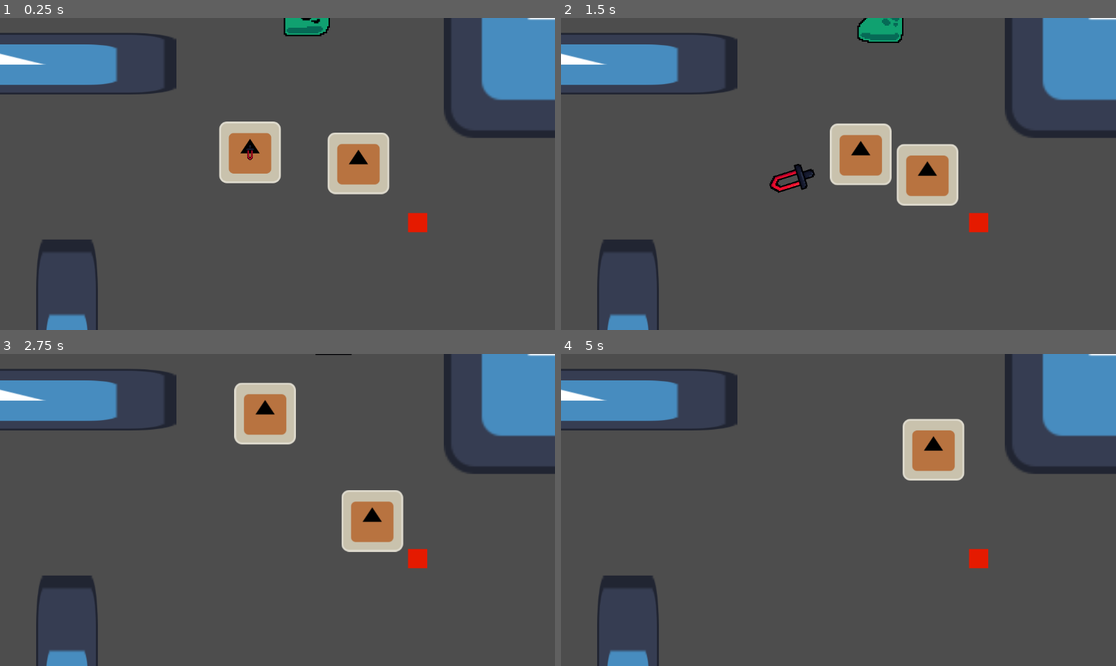
Above: before the commit, frames 1-4 (two rows, left to right).
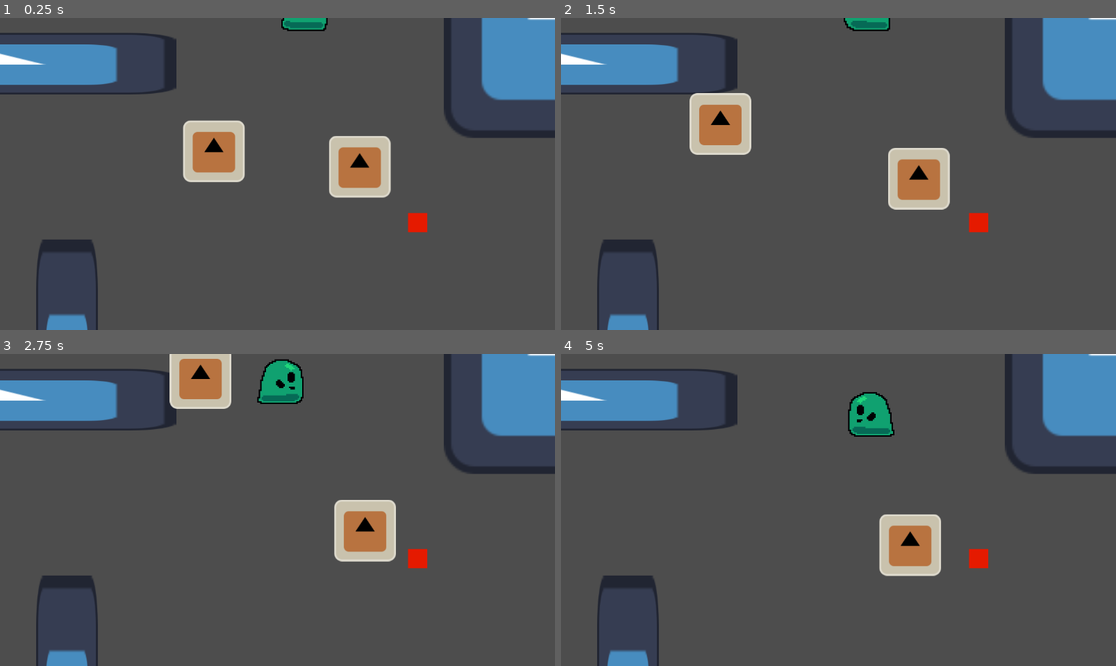
Above: after the commit, the same moments.

Repository: haihala/Weapon-s-choice
Game: Godot game, scene res://levels/playground.tscn
Two runs of this game, one before a commit and one after it. Both use one fixed random seed, a clock stepped at 60 frames per second and the inputs below. The engine's default icon, where the game draws it, is replaced by a stand-in: a white triangle on a blue panel in a dark square.
Inputs (mouse positions are in pixels of both pictures, inside the frame that each line leads up to):
- Up to frame 1 (0.25 s): no input
- Up to frame 2 (1.5 s): move the mouse to (960, 158) at 0.52 s; hold D (move_right) 0.53-1.28 s; click (960, 158) at 0.6 s; move the mouse to (727, 189) at 1.27 s; hold S (move_down) from 1.28 s (still down); tap Space (possess) at 1.35 s
- Up to frame 3 (2.75 s): click (166, 525) at 1.55 s; move the mouse to (333, 441) at 2.02 s; release S (move_down) at 2.03 s; hold D (move_right) from 2.03 s (still down); click (333, 441) at 2.1 s
- Up to frame 4 (5 s): move the mouse to (810, 572) at 2.77 s; release D (move_right) at 2.78 s; hold W (move_up) 2.78-3.53 s; click (810, 572) at 2.85 s; move the mouse to (1005, 556) at 3.52 s; hold A (move_left) from 3.53 s (still down); tap Space (possess) at 3.6 s; click (1005, 556) at 3.8 s; move the mouse to (672, 463) at 4.27 s; click (672, 463) at 4.35 s

The runs differ from the first frame. In frame 1, 4.4% of the frame differs, in the area x 32-71%, y 0-58%; in frame 2, 7.0%, in the area x 23-72%, y 0-62%; in frame 3, 6.9%; in frame 4, 5.4%.

Commit message:
Add slime dash

Diff:
--- a/godot-project/creatures/creature.gd
+++ b/godot-project/creatures/creature.gd
@@ -14,7 +14,7 @@
 @export var strike_state: State
 var active_state: State
 
-var hit_knockback: Vector2
+var forced_movement: Vector2
 var facing_direction: Vector2
 
 func _ready():
@@ -31,13 +31,13 @@
 func _physics_process(_delta: float) -> void:
 	if can_act():
 		controller.control()
-	else:
+	elif !$MovementTimer.is_stopped():
 		# Getting hit
 		# This way it slows down over the timer and is normalized 1-0
-		velocity = hit_knockback * $HitTimer.time_left / $HitTimer.wait_time
-	move_and_slide()
+		velocity = forced_movement * $MovementTimer.time_left / $MovementTimer.wait_time
 	active_state.on_tick()
 	update_sprite_facing()
+	move_and_slide()
 
 func can_act() -> bool:
 	return active_state != strike_state and $HitTimer.is_stopped()
@@ -66,6 +66,7 @@
 
 func strike() -> void:
 	if can_act():
+		velocity = Vector2.ZERO
 		activate_state(strike_state)
 
 func sword_toss() -> void:
@@ -77,11 +78,16 @@
 	sword.previous_host = self
 	get_parent().add_child(sword)
 
+func force_movement(initial_movement: Vector2, duration: float) -> void:
+	forced_movement = initial_movement
+	$MovementTimer.start(duration)
+
 func take_damage(amount: int, impact_point: Vector2) -> void:
-	print("Taking damage")
 	health -= amount
-	hit_knockback = (position - impact_point).normalized() * 500 * amount
-	$HitTimer.start(0.2*amount)
+	var movement = (position - impact_point).normalized() * 500 * amount
+	var hit_duration = 0.2 * amount
+	force_movement(movement, hit_duration)
+	$HitTimer.start(hit_duration)
 	if health <= 0:
 		die()
 
--- a/godot-project/creatures/mook/mook.tscn
+++ b/godot-project/creatures/mook/mook.tscn
@@ -61,5 +61,8 @@
 [node name="StateTimer" type="Timer" parent="."]
 one_shot = true
 
+[node name="MovementTimer" type="Timer" parent="."]
+one_shot = true
+
 [connection signal="animation_finished" from="Sprite" to="." method="idle"]
 [connection signal="timeout" from="StateTimer" to="." method="idle"]
--- a/godot-project/creatures/slime/slime.tscn
+++ b/godot-project/creatures/slime/slime.tscn
@@ -1,10 +1,9 @@
-[gd_scene load_steps=22 format=3 uid="uid://i8c6mhnyigcv"]
+[gd_scene load_steps=21 format=3 uid="uid://i8c6mhnyigcv"]
 
 [ext_resource type="Script" path="res://creatures/creature.gd" id="1_j7eov"]
 [ext_resource type="Script" path="res://creatures/slime/slime_ai.gd" id="2_26rvh"]
 [ext_resource type="Script" path="res://creatures/states/State.gd" id="3_5x8pc"]
 [ext_resource type="Script" path="res://creatures/states/melee_attack_state.gd" id="4_m0cli"]
-[ext_resource type="PackedScene" uid="uid://birs2ju00x7xq" path="res://levels/objects/fire.tscn" id="5_45vjx"]
 [ext_resource type="Texture2D" uid="uid://bwkurgwh5exmn" path="res://creatures/slime/slime_sheet_back.png" id="6_xmage"]
 [ext_resource type="Texture2D" uid="uid://tni4vjdk54mb" path="res://creatures/slime/slime_sheet_front.png" id="7_vjvah"]
 [ext_resource type="Script" path="res://creatures/damage_area.gd" id="8_17xdd"]
@@ -29,25 +28,25 @@
 atlas = ExtResource("6_xmage")
 region = Rect2(64, 0, 32, 32)
 
+[sub_resource type="AtlasTexture" id="AtlasTexture_86lxm"]
+atlas = ExtResource("6_xmage")
+region = Rect2(128, 0, 32, 32)
+
+[sub_resource type="AtlasTexture" id="AtlasTexture_vfcgk"]
+atlas = ExtResource("7_vjvah")
+region = Rect2(64, 0, 32, 32)
+
+[sub_resource type="AtlasTexture" id="AtlasTexture_8byjy"]
+atlas = ExtResource("7_vjvah")
+region = Rect2(128, 0, 32, 32)
+
 [sub_resource type="AtlasTexture" id="AtlasTexture_5lekk"]
 atlas = ExtResource("6_xmage")
 region = Rect2(96, 0, 32, 32)
 
-[sub_resource type="AtlasTexture" id="AtlasTexture_86lxm"]
-atlas = ExtResource("6_xmage")
-region = Rect2(128, 0, 32, 32)
-
-[sub_resource type="AtlasTexture" id="AtlasTexture_vfcgk"]
-atlas = ExtResource("7_vjvah")
-region = Rect2(64, 0, 32, 32)
-
 [sub_resource type="AtlasTexture" id="AtlasTexture_o575y"]
 atlas = ExtResource("7_vjvah")
 region = Rect2(96, 0, 32, 32)
-
-[sub_resource type="AtlasTexture" id="AtlasTexture_8byjy"]
-atlas = ExtResource("7_vjvah")
-region = Rect2(128, 0, 32, 32)
 
 [sub_resource type="SpriteFrames" id="SpriteFrames_cpnst"]
 animations = [{
@@ -72,6 +71,28 @@
 "loop": true,
 "name": &"idle_front",
 "speed": 2.0
+}, {
+"frames": [{
+"duration": 1.0,
+"texture": SubResource("AtlasTexture_n5o1r")
+}, {
+"duration": 1.0,
+"texture": SubResource("AtlasTexture_86lxm")
+}],
+"loop": false,
+"name": &"lunge_back",
+"speed": 1.0
+}, {
+"frames": [{
+"duration": 1.0,
+"texture": SubResource("AtlasTexture_vfcgk")
+}, {
+"duration": 1.0,
+"texture": SubResource("AtlasTexture_8byjy")
+}],
+"loop": false,
+"name": &"lunge_front",
+"speed": 1.0
 }, {
 "frames": [{
 "duration": 1.0,
@@ -143,15 +164,16 @@
 
 [node name="Strike" type="Node" parent="StateContainer"]
 script = ExtResource("4_m0cli")
-hitbox_offset = 110.0
-hitbox_scene = ExtResource("5_45vjx")
-duration = 0.5
+startup_frames = 1
+lunge_distance = 400.0
+front_animation = "lunge_front"
+back_animation = "lunge_back"
 
 [node name="Sprite" type="AnimatedSprite2D" parent="."]
 texture_filter = 1
 scale = Vector2(3, 3)
 sprite_frames = SubResource("SpriteFrames_cpnst")
-animation = &"idle_back"
+animation = &"lunge_back"
 
 [node name="CollisionShape2D" type="CollisionShape2D" parent="."]
 shape = SubResource("CircleShape2D_7grh3")
@@ -161,6 +183,9 @@
 one_shot = true
 
 [node name="StateTimer" type="Timer" parent="."]
+one_shot = true
+
+[node name="MovementTimer" type="Timer" parent="."]
 one_shot = true
 
 [node name="DamageArea" type="Area2D" parent="."]
--- a/godot-project/creatures/states/melee_attack_state.gd
+++ b/godot-project/creatures/states/melee_attack_state.gd
@@ -2,14 +2,27 @@
 
 @export var hitbox_offset: float
 @export var hitbox_scene: PackedScene
+@export var startup_frames: int
+@export var lunge_distance: float
 
 var hitbox: Node
+var has_activated = false
 
-func on_enter() -> void:
-	hitbox = hitbox_scene.instantiate()
-	hitbox.position = creature.position + creature.facing_direction * hitbox_offset
-	creature.get_parent().add_child(hitbox)
+func on_tick() -> void:
+	super.on_tick()
+	if not has_activated and creature.get_node("Sprite").frame == startup_frames:
+		activate_hitbox()
+
+func activate_hitbox() -> void:
+	if hitbox_scene:
+		hitbox = hitbox_scene.instantiate()
+		hitbox.position = creature.facing_direction * hitbox_offset
+		creature.add_child(hitbox)
+	creature.force_movement(lunge_distance * creature.facing_direction, 0.5)
+	has_activated = true
 
 func on_exit() -> void:
-	if hitbox:
+	super.on_exit()
+	if is_instance_valid(hitbox):
 		hitbox.queue_free()
+	has_activated = false
--- a/godot-project/levels/playground.tscn
+++ b/godot-project/levels/playground.tscn
@@ -25,7 +25,6 @@
 
 [node name="PlayerMook" parent="." instance=ExtResource("2_bvy2x")]
 position = Vector2(-57, -45)
-player_controlled = true
 
 [node name="Mook" parent="." instance=ExtResource("2_bvy2x")]
 position = Vector2(178, -22)
@@ -40,3 +39,4 @@
 
 [node name="Slime" parent="." instance=ExtResource("5_ahj41")]
 position = Vector2(56, -345)
+player_controlled = true
